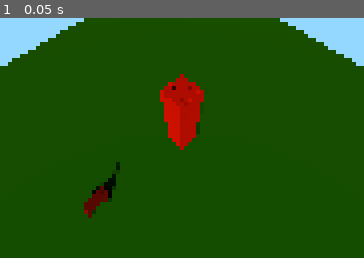
Above: before the commit, frame 1.
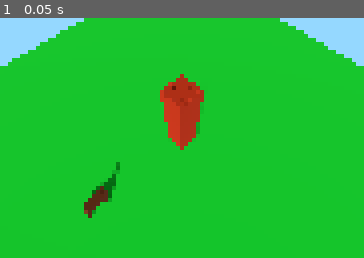
Above: after the commit, the same moment.

Repository: mjviljan/godot4-3d-camera-movement-template
Game: Godot game, scene res://World.tscn
Two runs of this game, one before a commit and one after it. Both use one fixed random seed, a clock stepped at 60 frames per second and the inputs below.
Inputs:
- Up to frame 1 (0.05 s): no input

The runs differ from the first frame. In frame 1, 95% of the frame differs, in the area x 0-100%, y 0-100%.

Commit message:
Remove color from directional light

Diff:
--- a/World.tscn
+++ b/World.tscn
@@ -51,10 +51,10 @@
 [node name="WorldEnvironment" type="WorldEnvironment" parent="."]
 environment = SubResource("Environment_heaam")
 
-[node name="DirectionalLight3D" type="DirectionalLight3D" parent="WorldEnvironment"]
-transform = Transform3D(0.881691, 0, 0.471828, -0.285653, 0.795907, 0.533792, -0.375531, -0.605419, 0.701744, 20, 20, 20)
-light_color = Color(1, 0.4, 0.2, 1)
+[node name="Sun" type="DirectionalLight3D" parent="."]
+transform = Transform3D(0.881691, -3.15317e-07, 0.471827, -0.285653, 0.795907, 0.533792, -0.375531, -0.605419, 0.701744, 0, 25, 0)
 shadow_enabled = true
+shadow_opacity = 0.79
 sky_mode = 1
 
 [node name="Ground" type="Node3D" parent="."]
